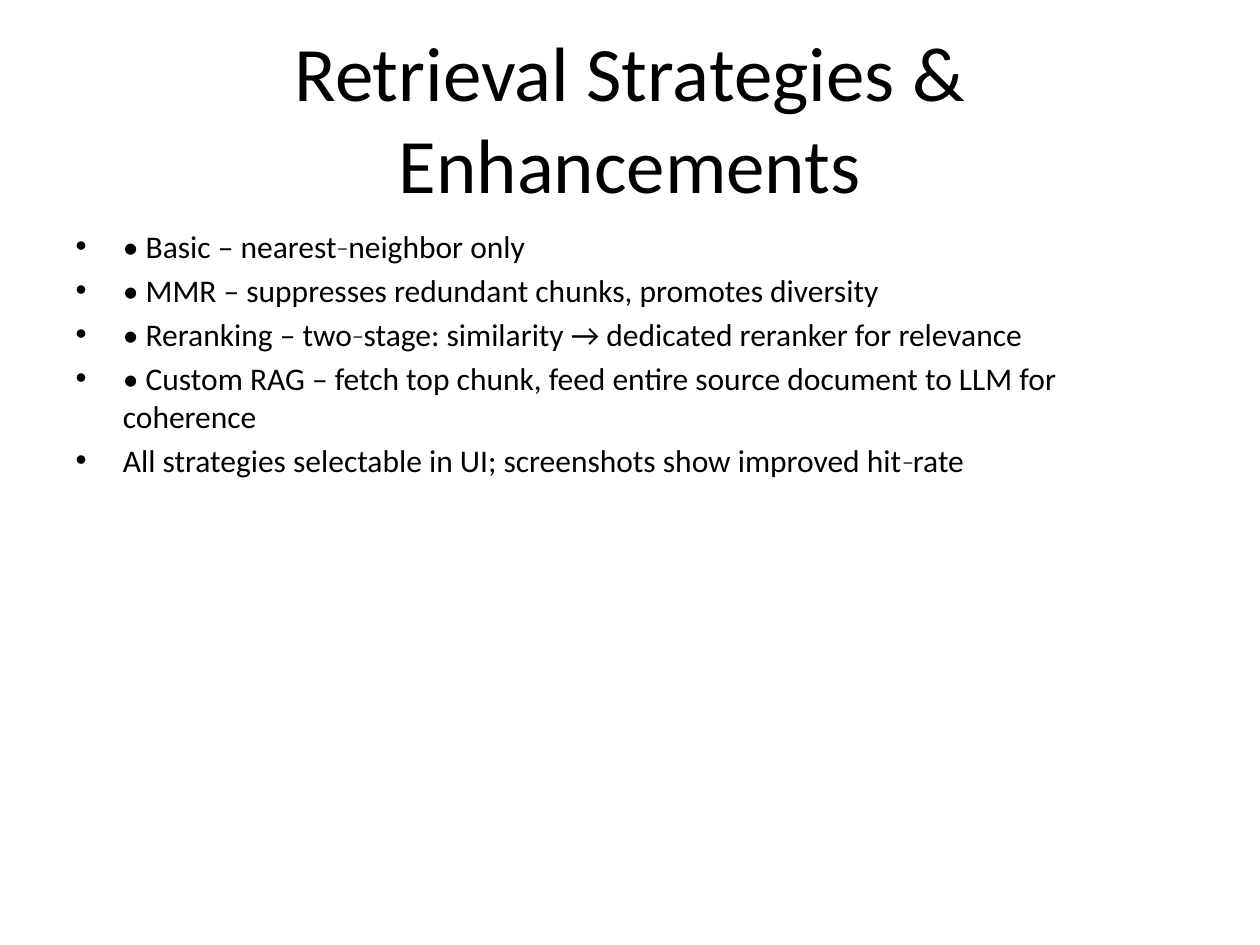
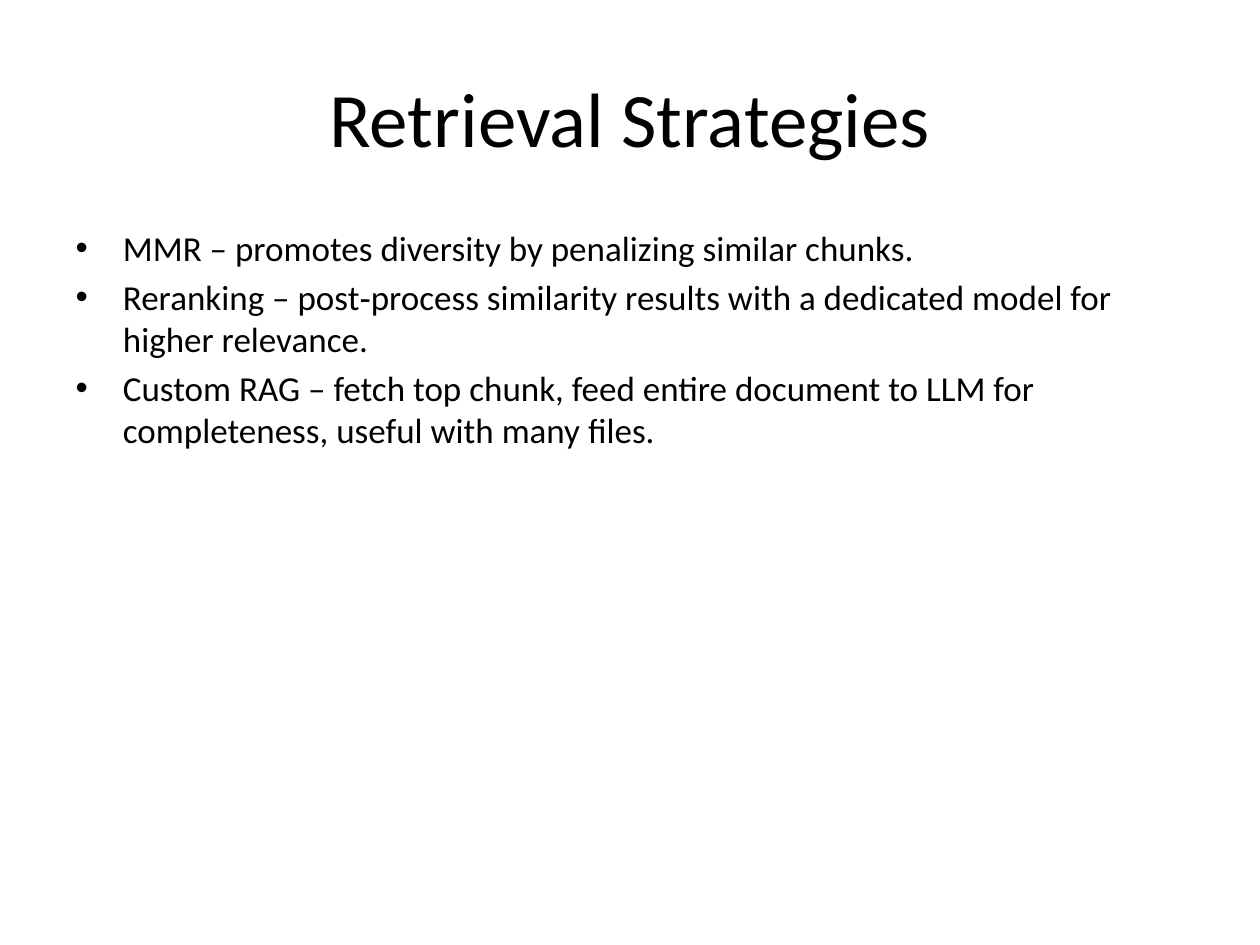
Before and after one commit to sqoojack/MCP-driven-AI-Agent, a slide deck: slide 3 of Output/LLM_report.pptx. Drawn at 1260x945 pixels with LibreOffice and Linux fonts; fonts in the diff are those of the drawing. Boxes give left, top, right and bottom in pixels: in the first picture for what was removed or moved away, otherwise in the second. Text is boxed around its words. In the diff, an @@ line names an element or a change of style, - is before the commit and + after.

```diff
--- a/Output/LLM_report.pptx
+++ b/Output/LLM_report.pptx
@@ title at [329,93,930,161]: text changed @@
-Retrieval Strategies & Enhancements
+Retrieval Strategies
@@ text at [123,236,1111,449]: text changed; size 18 to 20 pt @@
-• • Basic – nearest‑neighbor only
-• • MMR – suppresses redundant chunks, promotes diversity
-• • Reranking – two‑stage: similarity → dedicated reranker for relevance
-• • Custom RAG – fetch top chunk, feed entire source document to LLM for coherence
-• All strategies selectable in UI; screenshots show improved hit‑rate
+• MMR – promotes diversity by penalizing similar chunks.
+• Reranking – post‑process similarity results with a dedicated model for higher relevance.
+• Custom RAG – fetch top chunk, feed entire document to LLM for completeness, useful with many files.
```
Also in this commit, not shown: 3 other slides changed, 5 slides added, 3 slides removed, 4 other files.
